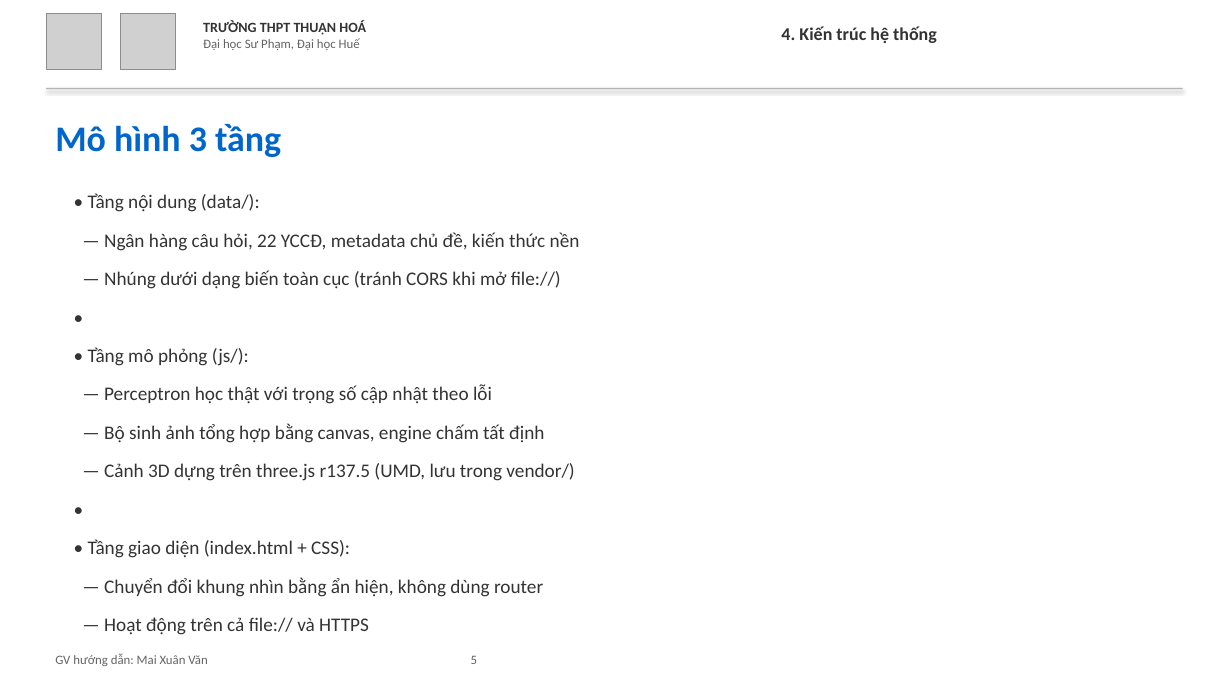
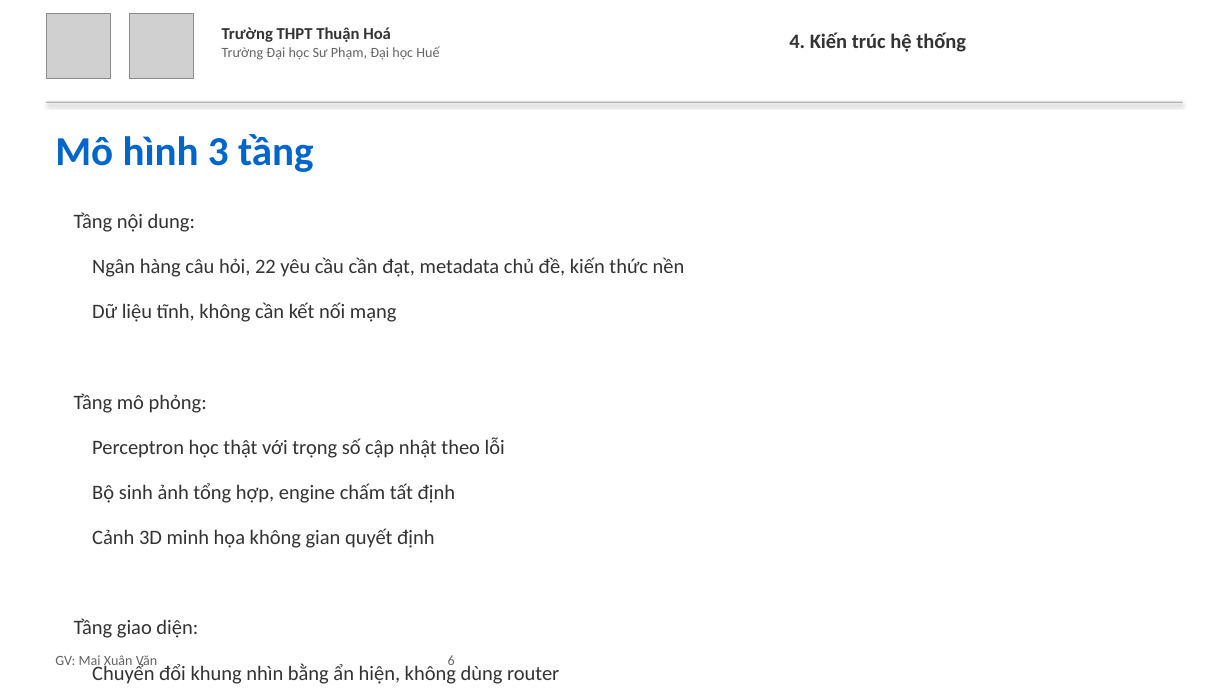
Before and after one commit to mxuanvan02/ainatomy, a slide deck: slide 6 of template_thuanhoa.pptx (slide 5 before the commit). Drawn at 1232x693 pixels with LibreOffice and Linux fonts; fonts in the diff are those of the drawing; grey boxes stand for pictures. Boxes give left, top, right and bottom in pixels: in the first picture for what was removed or moved away, otherwise in the second. Text is boxed around its words. In the diff, an @@ line names an element or a change of style, - is before the commit and + after.

Commit message:
Cập nhật slide: logo xóa nền, header chuẩn, thêm mục lục, tăng cỡ chữ
- Logo THPT Thuận Hoá xóa nền (PNG transparent)
- Header: 'Trường THPT Thuận Hoá' + 'Trường Đại học Sư Phạm, Đại học Huế' (2 dòng)
- Bỏ 'Thuyết minh ý tưởng', tăng cỡ chữ tiêu đề và nội dung
- 'GV' thay vì 'GV hướng dẫn'
- Thêm slide mục lục
- Hạn chế chi tiết code, tập trung ý tưởng sư phạm

```diff
--- a/template_thuanhoa.pptx
+++ b/template_thuanhoa.pptx
@@ picture: place and size @@
-picture at [46,14,102,69]
+picture at [46,14,111,79]
@@ picture: place and size @@
-picture at [120,14,176,69]
+picture at [129,14,194,79]
@@ text at [222,27,439,60]: text changed; size 10 to 11 pt @@
-TRƯỜNG THPT THUẬN HOÁ
-Đại học Sư Phạm, Đại học Huế
+Trường THPT Thuận Hoá
+Trường Đại học Sư Phạm, Đại học Huế
@@ text "4. Kiến trúc hệ thống": place and size @@
-text "4. Kiến trúc hệ thống" at [781,26,937,43]
+text "4. Kiến trúc hệ thống" at [789,32,966,52]
@@ text "4. Kiến trúc hệ thống" at [789,32,966,52]: size 14 to 16 pt @@
@@ rectangle: place and size @@
-rectangle at [46,88,1183,89]
+rectangle at [46,102,1183,103]
@@ text "Mô hình 3 tầng": place and size @@
-text "Mô hình 3 tầng" at [55,124,281,157]
+text "Mô hình 3 tầng" at [55,134,314,172]
@@ text "Mô hình 3 tầng" at [55,134,314,172]: size 28 to 32 pt @@
@@ text at [74,212,685,684]: text changed; size 15 to 16 pt @@
-• Tầng nội dung (data/):
-— Ngân hàng câu hỏi, 22 YCCĐ, metadata chủ đề, kiến thức nền
-— Nhúng dưới dạng biến toàn cục (tránh CORS khi mở file://)
-•
-• Tầng mô phỏng (js/):
-— Perceptron học thật với trọng số cập nhật theo lỗi
-— Bộ sinh ảnh tổng hợp bằng canvas, engine chấm tất định
-— Cảnh 3D dựng trên three.js r137.5 (UMD, lưu trong vendor/)
-•
-• Tầng giao diện (index.html + CSS):
-— Chuyển đổi khung nhìn bằng ẩn hiện, không dùng router
-— Hoạt động trên cả file:// và HTTPS
+Tầng nội dung:
+Ngân hàng câu hỏi, 22 yêu cầu cần đạt, metadata chủ đề, kiến thức nền
+Dữ liệu tĩnh, không cần kết nối mạng
+Tầng mô phỏng:
+Perceptron học thật với trọng số cập nhật theo lỗi
+Bộ sinh ảnh tổng hợp, engine chấm tất định
+Cảnh 3D minh họa không gian quyết định
+Tầng giao diện:
+Chuyển đổi khung nhìn bằng ẩn hiện, không dùng router
+Hoạt động trên cả file:// và HTTPS
@@ text at [55,655,455,669]: text changed; size 10 to 11 pt @@
-GV hướng dẫn: Mai Xuân Văn 5
+GV: Mai Xuân Văn 6
```
Also in this commit, not shown: 12 other slides changed, 1 slide added, 2 other files.
